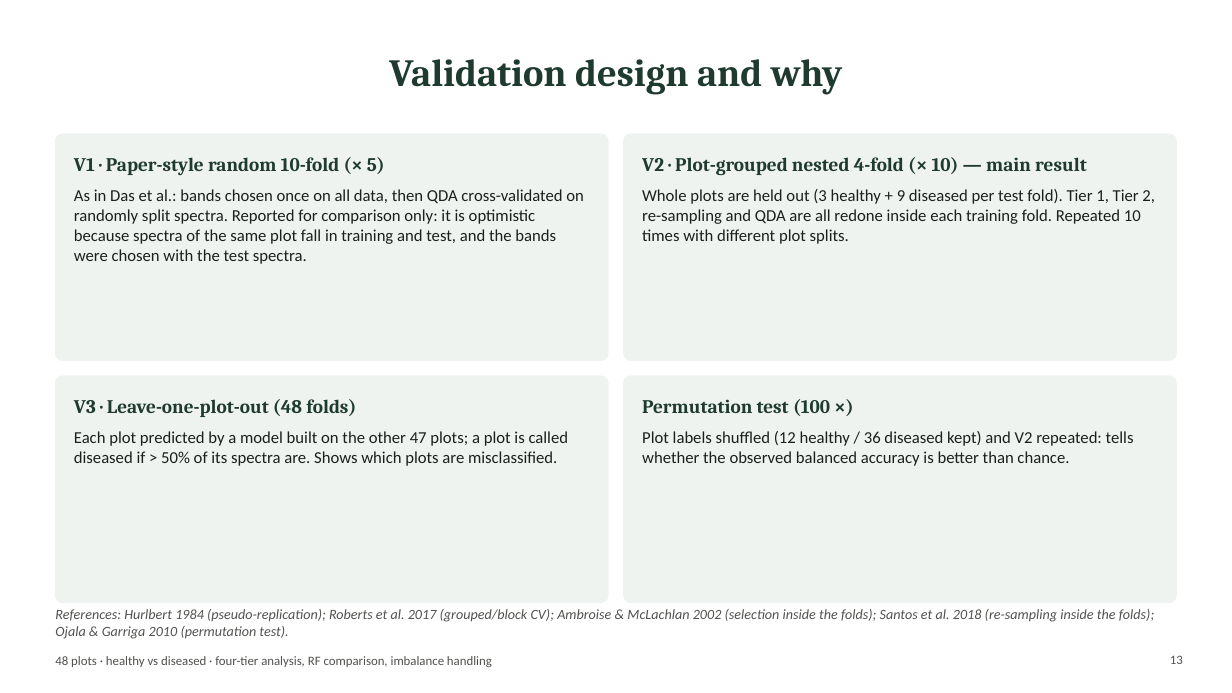
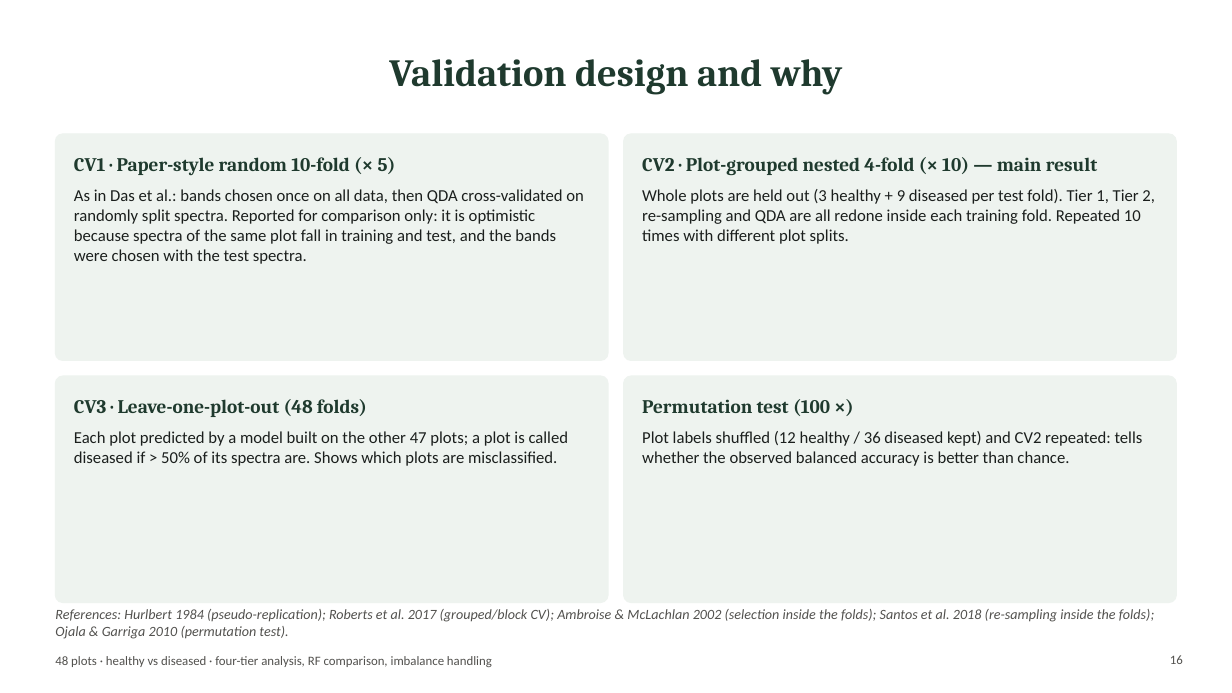
Before and after one commit to animesh809359-afk/sonu, a slide deck: slide 16 of hyperspectral_smacc/four_tier_48plots/Four_Tier_48plots.pptx (slide 13 before the commit). Drawn at 1232x693 pixels with LibreOffice and Linux fonts; fonts in the diff are those of the drawing. Boxes give left, top, right and bottom in pixels: in the first picture for what was removed or moved away, otherwise in the second. Text is boxed around its words. In the diff, an @@ line names an element or a change of style, - is before the commit and + after.

```diff
--- a/hyperspectral_smacc/four_tier_48plots/Four_Tier_48plots.pptx
+++ b/hyperspectral_smacc/four_tier_48plots/Four_Tier_48plots.pptx
@@ text at (x1=74, y1=157, x2=396, y2=175): text changed @@
-V1 · Paper-style random 10-fold (× 5)
+CV1 · Paper-style random 10-fold (× 5)
@@ text at (x1=642, y1=157, x2=1098, y2=175): text changed @@
-V2 · Plot-grouped nested 4-fold (× 10) — main result
+CV2 · Plot-grouped nested 4-fold (× 10) — main result
@@ text at (x1=74, y1=399, x2=367, y2=417): text changed @@
-V3 · Leave-one-plot-out (48 folds)
+CV3 · Leave-one-plot-out (48 folds)
@@ text at (x1=642, y1=431, x2=1143, y2=466): text changed @@
-Plot labels shuffled (12 healthy / 36 diseased kept) and V2 repeated: tells whether the observed balanced accuracy is better than chance.
+Plot labels shuffled (12 healthy / 36 diseased kept) and CV2 repeated: tells whether the observed balanced accuracy is better than chance.
@@ page number at (x1=1170, y1=655, x2=1183, y2=664): text changed @@
-13
+16
```
Also in this commit, not shown: 15 other slides changed, 12 slides added, 16 other files.
